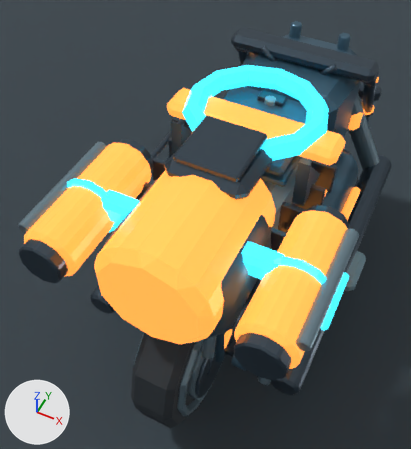
The Blender file content/source-art/skirmishstrikebike-rigged.blend: old version first, new version second.
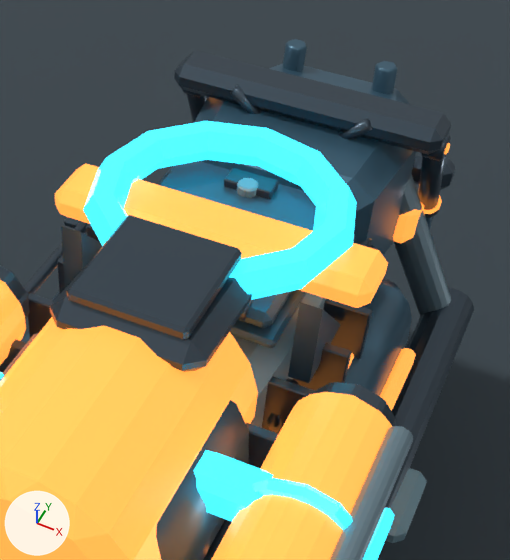
Each version is shown whole from a 50 mm lens placed at (0.67, -1.92, 2.72), pointed at (-0.18, -0.22, 0.59), then close up on the part from 33% to 100% of the width and 0% to 67% of the height. Every picture has the same lights, and +X, +Y and +Z are marked at lower left. The last two pictures show the newer version.

Names of what the first close-up shows: 'Preview floor', 'SkirmishStrikeBikeThermal_RadiatorFins_R', 'StrikeBikeAccent_BatteryRail', 'StrikeBikeArc_InductionRing', 'StrikeBikeArmor_FrontFairing', 'StrikeBikeArmor_RearChargeCage', 'StrikeBikeArmor_Saddle', 'StrikeBikeEngine_RadiatorCavity', 'StrikeBikeFrame_Main_1', 'StrikeBikeHandlebar', 'StrikeBikePayload_Core', 'StrikeBikePayload_ExternalCharge_R' and 39 more.
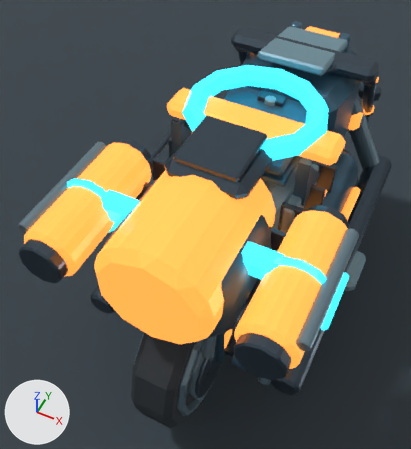
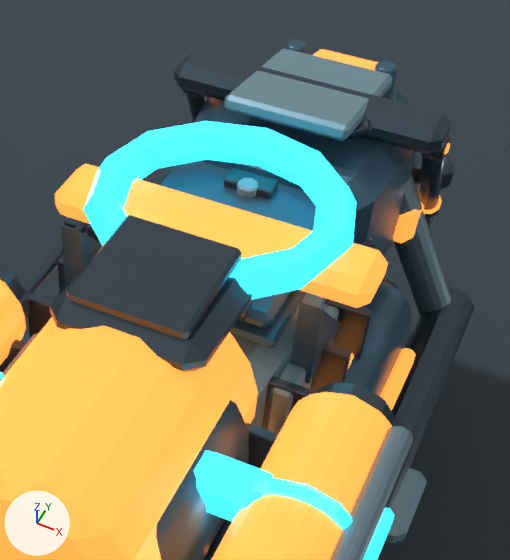
The change, as a list of edits to the scene's bpy script:
```text
Add me_strikebikearmor_batteryshroud_r_mesh:
    me_strikebikearmor_batteryshroud_r_mesh.from_pydata(...)  # 24 vertices, 26 faces; spans x 0.245..0.295, y -0.38..0.18, z 0.9..1.06
    me_strikebikearmor_batteryshroud_r_mesh.materials.append(mat_strike_bike_light_armor)  # cyan #7c9eaa
Add me_strikebikewarning_nosefin_mesh:
    me_strikebikewarning_nosefin_mesh.from_pydata(...)  # 24 vertices, 26 faces; spans x -0.09..0.09, y 0.612..0.828, z 1.103..1.177
    me_strikebikewarning_nosefin_mesh.materials.append(mat_strike_bike_warning_orange)  # orange #fa8e3c, glowing orange #fa8e3c
Add me_strikebikearmor_fairingcrest_mesh:
    me_strikebikearmor_fairingcrest_mesh.from_pydata(...)  # 24 vertices, 26 faces; spans x -0.16..0.16, y 0.272..0.688, z 1.135..1.245
    me_strikebikearmor_fairingcrest_mesh.materials.append(mat_strike_bike_light_armor)  # cyan #7c9eaa
Add ob_strikebikearmor_batteryshroud_r:
    ob_strikebikearmor_batteryshroud_r = bpy.data.objects.new('StrikeBikeArmor_BatteryShroud_R', me_strikebikearmor_batteryshroud_r_mesh)
    ob_strikebikearmor_batteryshroud_r.location = (0.0, 0.0, 0.0)
Add ob_strikebikewarning_nosefin:
    ob_strikebikewarning_nosefin = bpy.data.objects.new('StrikeBikeWarning_NoseFin', me_strikebikewarning_nosefin_mesh)
    ob_strikebikewarning_nosefin.location = (0.0, 0.0, 0.041)
Add ob_strikebikearmor_fairingcrest:
    ob_strikebikearmor_fairingcrest = bpy.data.objects.new('StrikeBikeArmor_FairingCrest', me_strikebikearmor_fairingcrest_mesh)
    ob_strikebikearmor_fairingcrest.location = (0.0, 0.0, 0.049)
```

Pixel boxes [x1, y1, x2, y2] of what changed, in the close-ups (510 x 560 px):
'StrikeBikeArmor_FairingCrest', added (cyan): after [224, 48, 393, 141]
'StrikeBikeArmor_BatteryShroud_R', added: after [265, 243, 370, 434]
'StrikeBikeWarning_NoseFin', added (orange): after [313, 49, 378, 70]
